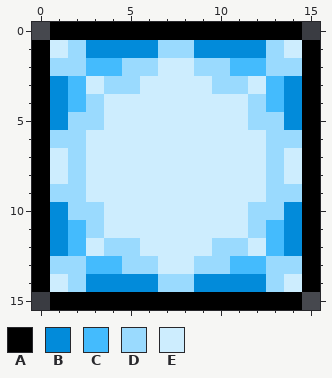
One commit to this pixel-art sprite: Buffs/SanguinusIratusBuff.png. That is the earlier state.
The file is 32x32 pixels, drawn in blocks of 2x2; one block is one cell here.
Palette (. is transparent): A #000000  B #028bda  C #44bbfd  D #9adafe  E #cdedfe
Pixels before, first column x 0:
 0 .AAAAAAAAAAAAAA.
 1 AEDBBBBDDBBBBDEA
 2 ADDCCDDEEDDCCDDA
 3 ABCEDDEEEEDDECBA
 4 ABCDEEEEEEEEDCBA
 5 ABDDEEEEEEEEDDBA
 6 ADDEEEEEEEEEEDDA
 7 AEDEEEEEEEEEEDEA
 8 AEDEEEEEEEEEEDEA
 9 ADDEEEEEEEEEEDDA
10 ABDDEEEEEEEEDDBA
11 ABCDEEEEEEEEDCBA
12 ABCEDDEEEEDDECBA
13 ADDCCDDEEDDCCDDA
14 AEDBBBBDDBBBBDEA
15 .AAAAAAAAAAAAAA.
New version:
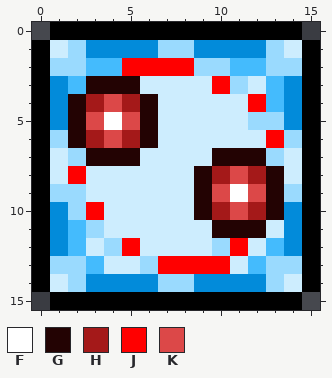
Colours new in this view: F #ffffff  G #230303  H #a41919  J #ff0000  K #dc4848
Diff:
{"y":2,"x":5,"old":"DDEE","new":"JJJJ"}
{"y":3,"x":3,"old":"EDD","new":"GGG"}
{"y":3,"x":10,"old":"D","new":"J"}
{"y":4,"x":2,"old":"CDEEE","new":"GHKHG"}
{"y":4,"x":12,"old":"D","new":"J"}
{"y":5,"x":2,"old":"DDEEE","new":"GKFKG"}
{"y":6,"x":2,"old":"DEEEE","new":"GHKHG"}
{"y":6,"x":13,"old":"D","new":"J"}
{"y":7,"x":3,"old":"EEE","new":"GGG"}
{"y":7,"x":10,"old":"EEE","new":"GGG"}
{"y":8,"x":2,"old":"D","new":"J"}
{"y":8,"x":9,"old":"EEEED","new":"GHKHG"}
{"y":9,"x":9,"old":"EEEED","new":"GKFKG"}
{"y":10,"x":3,"old":"D","new":"J"}
{"y":10,"x":9,"old":"EEEDD","new":"GHKHG"}
{"y":11,"x":10,"old":"EEDC","new":"GGGE"}
{"y":12,"x":5,"old":"D","new":"J"}
{"y":12,"x":11,"old":"D","new":"J"}
{"y":13,"x":4,"old":"CD","new":"EE"}
{"y":13,"x":7,"old":"EEDDC","new":"JJJJE"}
{"label":"changed","picture_box":[68,58,284,274]}
